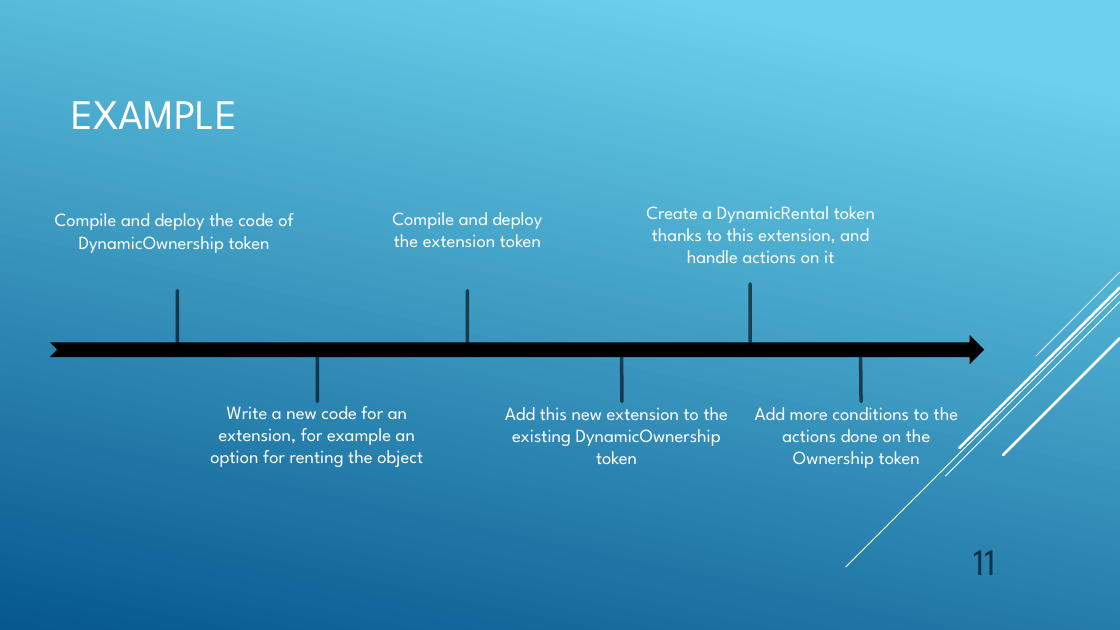
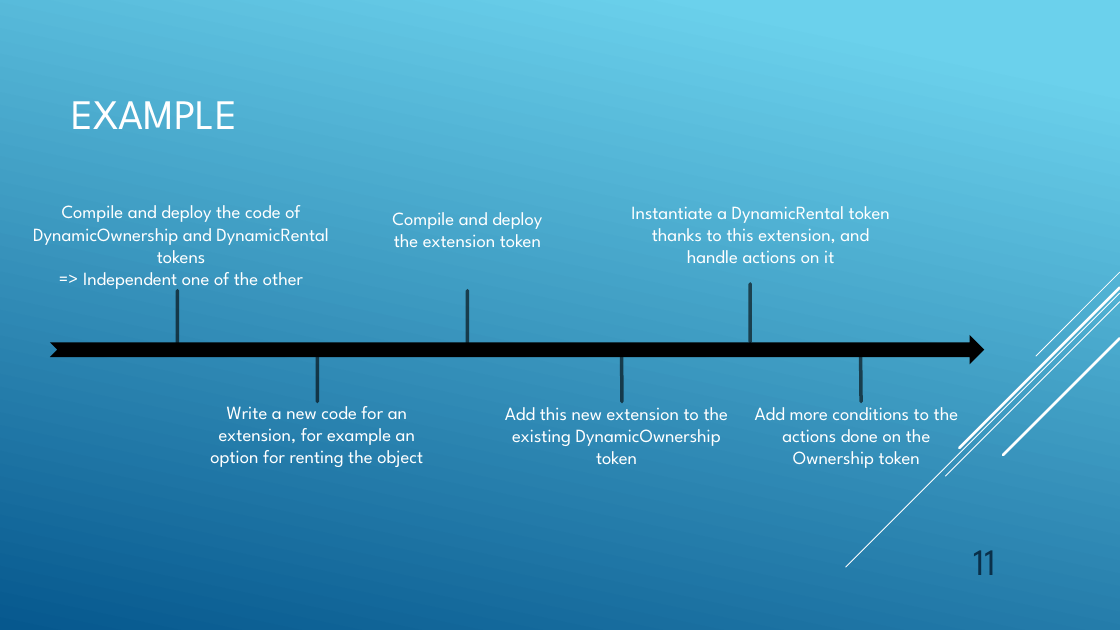
Before and after one commit to davyvad/Modeling-tokens-on-Blockchain, a slide deck: slide 11 of Final Presentation.pptx. Drawn at 1120x630 pixels with LibreOffice and Linux fonts; fonts in the diff are those of the drawing. Boxes give left, top, right and bottom in pixels: in the first picture for what was removed or moved away, otherwise in the second. Text is boxed around its words. In the diff, an @@ line names an element or a change of style, - is before the commit and + after.

Commit message:
update final presentation

```diff
--- a/Final Presentation.pptx
+++ b/Final Presentation.pptx
@@ text at <box>33,205,328,292</box>: text changed @@
-Compile and deploy the code of DynamicOwnership token
+Compile and deploy the code of DynamicOwnership and DynamicRental tokens
+=> Independent one of the other
@@ text at <box>631,206,890,263</box>: text changed @@
-Create a DynamicRental token thanks to this extension, and handle actions on it
+Instantiate a DynamicRental token thanks to this extension, and handle actions on it
```
Also in this commit, not shown: 1 other slide changed, 3 slides added, 1 slide removed.
